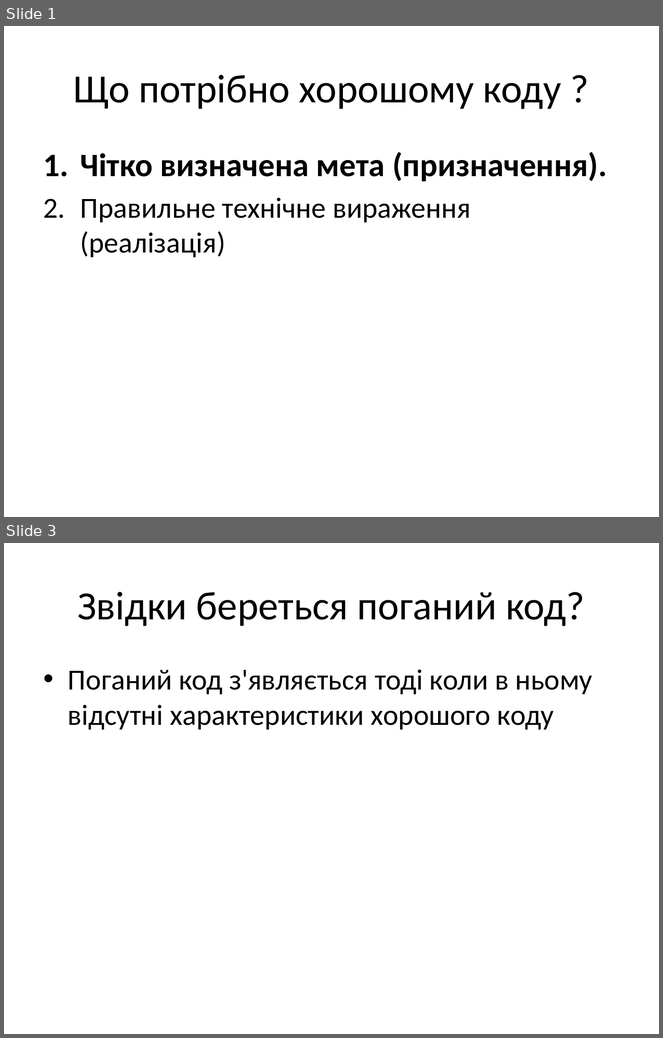
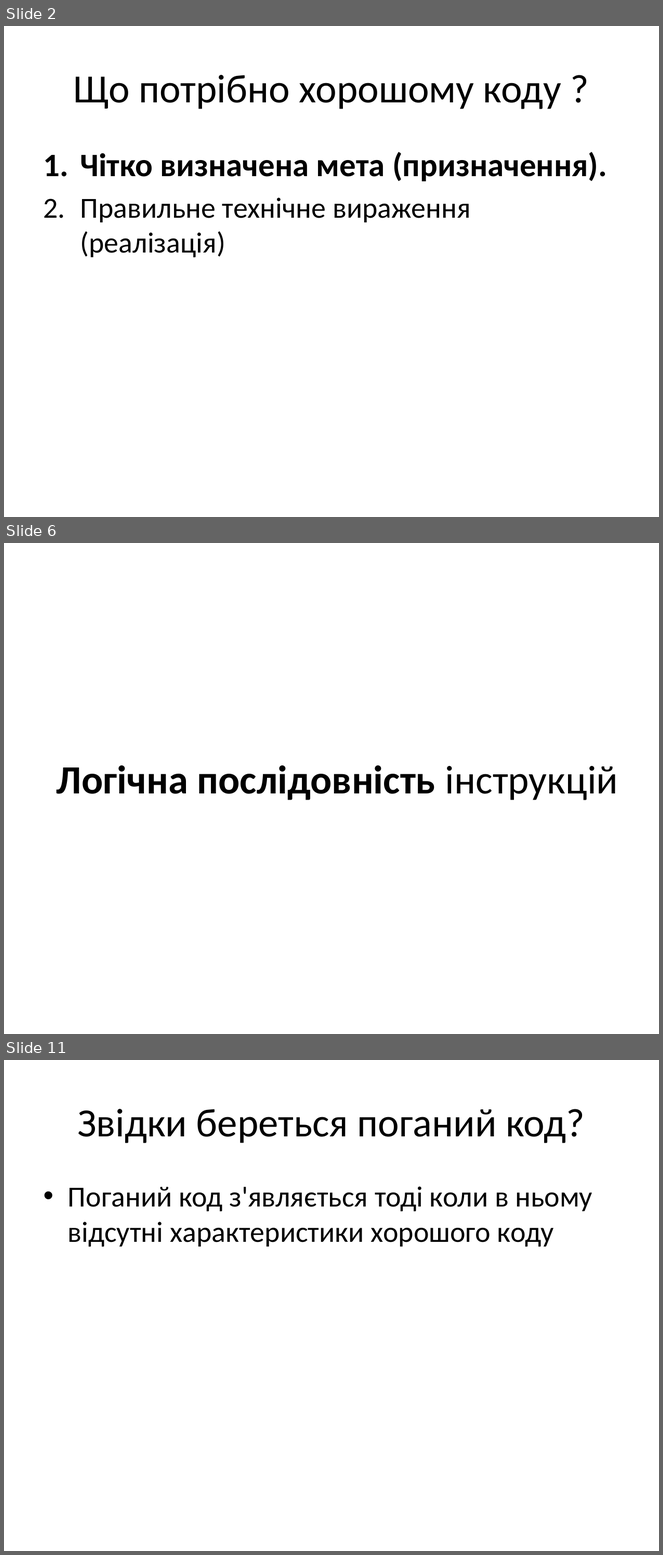
Before and after one commit to siryc/TORT, a slide deck: yazlovytskyy/1. Coding Practices/coding practices.pptx. Shown one above the other, each under a label of ours: slides 1 and 3 before the commit, slides 2, 6 and 11 after it; the slides between them are not shown. The pictures are 663x1038 and 663x1555 pixels, drawn with LibreOffice and Linux fonts; fonts in the diff are those of the drawing. Boxes give left, top, right and bottom in pixels: in the first picture for what was removed or moved away, otherwise in the second. Text is boxed around its words. In the diff, an @@ line names an element or a change of style, - is before the commit and + after.

```diff
--- a/yazlovytskyy/1. Coding Practices/coding practices.pptx
+++ b/yazlovytskyy/1. Coding Practices/coding practices.pptx
@@ slide 6 added at box(4, 543, 659, 1034), background #FFFFFF @@
@@ title added at box(57, 766, 618, 800), 44 pt, text #000000, bold @@
+Логічна послідовність інструкцій
@@ what was slide 1 is now slide 2 @@
@@ what was slide 3 is now slide 11 @@
```
Also in this commit, not shown: 2 slides changed, 7 other slides added, 2 other files.
